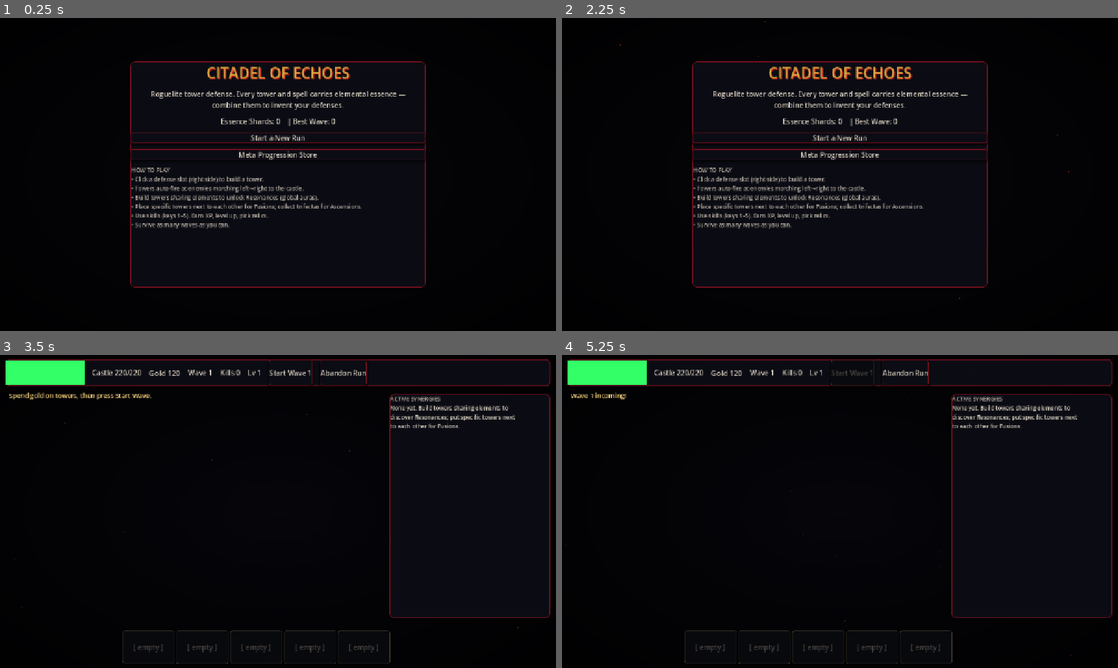
Above: before the commit, frames 1-4 (two rows, left to right).
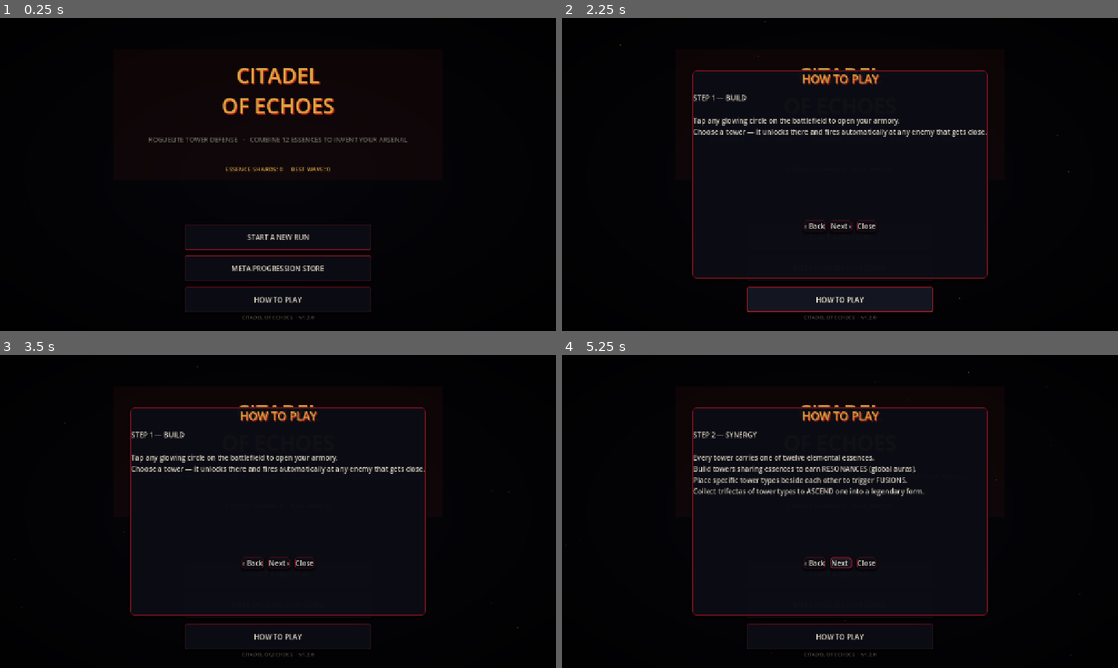
Above: after the commit, the same moments.

Repository: aropzero/Defender
Game: Godot game, scene res://scenes/main.tscn
Same seed, same stepped clock (60 frames per second), same inputs: the game is played once before the commit and once after it.
Inputs (mouse positions are in pixels of both pictures, inside the frame that each line leads up to):
- Up to frame 1 (0.25 s): no input
- Up to frame 2 (2.25 s): click "Meta Progression Store" (after the commit: "META PROGRESSION STORE") at 0.5 s; click "Back" at 1.25 s; click (840, 299) at 2 s, where only the run after the commit has a clickable "HOW TO PLAY"
- Up to frame 3 (3.5 s): click "Start a New Run" (after the commit: "START A NEW RUN") at 2.75 s
- Up to frame 4 (5.25 s): click (851, 373) at 3.5 s, where only the run before the commit has a clickable "Start Wave 1"; click (840, 574) at 4.25 s, where only the run after the commit has a clickable "START A NEW RUN"; click (840, 561) at 5 s, where only the run after the commit has a clickable "Next ›"

The runs differ from the first frame. In frame 1, 7.4% of the frame differs, in the area x 23-77%, y 13-97%; in frame 2, 8.7%; in frame 3, 7.4%; in frame 4, 8.1%.

Commit message:
UI overhaul: cinematic title screen, How-to-Play modal, in-game hints, improved battlefield art, portrait HUD

Diff:
--- a/project.godot
+++ b/project.godot
@@ -8,7 +8,7 @@
 
 config/name="Citadel of Echoes"
 config/description="A roguelite tower-defense where every tower and spell carries elemental essence; the interplay between them is the real weapon."
-config/version="1.1.0"
+config/version="1.2.0"
 run/main_scene="res://scenes/main.tscn"
 config/features=PackedStringArray("4.7", "C#", "Forward Plus")
 boot_splash/bg_color=Color(0.05, 0.06, 0.09, 1)
--- a/scripts/game/game.gd
+++ b/scripts/game/game.gd
@@ -48,6 +48,13 @@
 var _synergy_txt: Label
 var _msg_lbl: Label
 var _msg_timer = 0.0
+
+# onboarding / guide
+var _hint_lbl: Button
+var _hint_dismissed = false
+var _how_panel: Control
+var _how_body: Label
+var _how_slide = 0
 
 # --------------------------------------------------------------------------
 # AAA gothic theme — dark stone, blood-iron borders, sickly gold, embers.
@@ -169,18 +176,34 @@
 	return (pos - _origin) / _scale
 
 func _refresh_hud_layout() -> void:
+	var portrait = _vs.y > _vs.x * 1.1
 	if is_instance_valid(_topbar):
-		_topbar.position = Vector2(12, 10)
-		_topbar.size = Vector2(_vs.x - 24, 62)
+		_topbar.position = Vector2(10, 10)
+		_topbar.size = Vector2(_vs.x - 20, 64 if not portrait else 80)
+	var tb_h = 64.0
+	if is_instance_valid(_topbar):
+		tb_h = _topbar.size.y
 	if is_instance_valid(_msg_lbl):
-		_msg_lbl.position = Vector2(20, 82)
-		_msg_lbl.size = Vector2(_vs.x * 0.6, 20)
+		_msg_lbl.position = Vector2(20, tb_h + 20)
+		_msg_lbl.size = Vector2(_vs.x * 0.62, 22)
 	if is_instance_valid(_skillbar):
-		_skillbar.position = Vector2(_vs.x * 0.22, _vs.y - 86)
-		_skillbar.size = Vector2(_vs.x * 0.56, 76)
+		if portrait:
+			_skillbar.position = Vector2(12, _vs.y - 86)
+			_skillbar.size = Vector2(_vs.x - 24, 76)
+		else:
+			_skillbar.position = Vector2(_vs.x * 0.22, _vs.y - 86)
+			_skillbar.size = Vector2(_vs.x * 0.56, 76)
 	if is_instance_valid(_synergy_panel):
-		_synergy_panel.position = Vector2(_vs.x * 0.70, 90)
-		_synergy_panel.size = Vector2(_vs.x * 0.29, max(120.0, _vs.y - 205))
+		if portrait:
+			_synergy_panel.position = Vector2(_vs.x * 0.5 - 120, tb_h + 48)
+			_synergy_panel.size = Vector2(240, min(340.0, _vs.y * 0.38))
+		else:
+			_synergy_panel.position = Vector2(_vs.x * 0.70, 90)
+			_synergy_panel.size = Vector2(_vs.x * 0.29, max(120.0, _vs.y - 205))
+	if is_instance_valid(_hint_lbl):
+		var hw = min(660.0, _vs.x * 0.92)
+		_hint_lbl.size = Vector2(hw, 44)
+		_hint_lbl.position = Vector2((_vs.x - hw) * 0.5, _vs.y - 132)
 
 func _center_modal(p: Control, w: float, h: float) -> void:
 	p.position = Vector2((_vs.x - w) * 0.5, (_vs.y - h) * 0.5)
@@ -216,47 +239,94 @@
 func _show_main_menu() -> void:
 	_phase = "menu"
 	_clear_ui()
-	var panel = PanelContainer.new()
-	panel.name = "Menu"
-	panel.set_anchors_preset(Control.PRESET_CENTER)
-	panel.position = Vector2(-340, -260)
-	panel.size = Vector2(680, 520)
-	_skin(panel)
-	_ui.add_child(panel)
-	var vb = VBoxContainer.new()
-	vb.add_theme_constant_override("separation", 14)
-	panel.add_child(vb)
+	var vw = _vs.x
+	var vh = _vs.y
+	var portrait = vh > vw * 1.05
+	var px = vw * 0.5
+
+	var root = Control.new()
+	root.name = "MenuRoot"
+	root.set_anchors_preset(Control.PRESET_FULL_RECT)
+	_ui.add_child(root)
+
+	# Ambient glow behind the title (claim the screen, not a card).
+	var glow = ColorRect.new()
+	glow.color = Color(0.85, 0.18, 0.10, 0.05)
+	glow.size = Vector2(min(760.0, vw * 0.85), 300)
+	glow.position = Vector2(px - glow.size.x * 0.5, vh * (0.10 if not portrait else 0.06))
+	root.add_child(glow)
+
+	# Title — big, cinematic, two-line lockup.
 	var title = Label.new()
-	title.text = "CITADEL OF ECHOES"
+	title.text = "CITADEL\nOF ECHOES"
 	title.horizontal_alignment = HORIZONTAL_ALIGNMENT_CENTER
-	_title(title, 34)
-	vb.add_child(title)
-	var sub = Label.new()
-	sub.text = "Roguelite tower defense. Every tower and spell carries elemental essence —\ncombine them to invent your defenses."
-	sub.horizontal_alignment = HORIZONTAL_ALIGNMENT_CENTER
-	vb.add_child(sub)
-	var e = Label.new()
-	e.text = "Essence Shards: %d    | Best Wave: %d" % [Meta.shards, Meta.best_wave]
-	e.horizontal_alignment = HORIZONTAL_ALIGNMENT_CENTER
-	vb.add_child(e)
-
-	var newb = Button.new()
-	newb.text = "Start a New Run"
-	newb.pressed.connect(_start_run)
-	vb.add_child(newb)
-
-	var metab = Button.new()
-	metab.text = "Meta Progression Store"
-	metab.pressed.connect(_show_meta)
-	vb.add_child(metab)
-
-	var how = Label.new()
-	how.text = "HOW TO PLAY\n• Click a defense slot (right side) to build a tower.\n• Towers auto-fire at enemies marching left→right to the castle.\n• Build towers sharing elements to unlock Resonances (global auras).\n• Place specific towers next to each other for Fusions; collect trifectas for Ascensions.\n• Use skills (keys 1–5). Earn XP, level up, pick relics.\n• Survive as many waves as you can."
-	how.autowrap_mode = TextServer.AUTOWRAP_WORD_SMART
-	how.add_theme_font_size_override("font_size", 13)
-	how.modulate = Color(1, 1, 1, 0.85)
-	vb.add_child(how)
-	_skin(panel)
+	title.vertical_alignment = VERTICAL_ALIGNMENT_CENTER
+	title.size = Vector2(min(860.0, vw * 0.94), 190)
+	title.position = Vector2(px - title.size.x * 0.5, vh * (0.10 if not portrait else 0.06))
+	_title(title, 48)
+	title.add_theme_color_override("font_shadow_color", Color(0.78, 0.12, 0.08, 0.9))
+	root.add_child(title)
+
+	# Subtitle tagline.
+	var band = Label.new()
+	band.text = "ROGUELITE TOWER DEFENSE   ·   COMBINE 12 ESSENCES TO INVENT YOUR ARSENAL"
+	band.horizontal_alignment = HORIZONTAL_ALIGNMENT_CENTER
+	band.autowrap_mode = TextServer.AUTOWRAP_WORD_SMART
+	band.size = Vector2(min(720.0, vw * 0.92), 64)
+	band.position = Vector2(px - band.size.x * 0.5, title.position.y + title.size.y + 6)
+	band.add_theme_font_size_override("font_size", 15)
+	band.add_theme_color_override("font_color", CLR_TXT_DIM)
+	band.add_theme_color_override("font_shadow_color", Color(0, 0, 0, 0.8))
+	root.add_child(band)
+
+	# Meta chip.
+	var chip = Label.new()
+	chip.text = "ESSENCE SHARDS: %d     BEST WAVE: %d" % [Meta.shards, Meta.best_wave]
+	chip.horizontal_alignment = HORIZONTAL_ALIGNMENT_CENTER
+	chip.size = Vector2(min(560.0, vw * 0.94), 26)
+	chip.position = Vector2(px - chip.size.x * 0.5, band.position.y + band.size.y + 6)
+	chip.add_theme_font_size_override("font_size", 14)
+	chip.add_theme_color_override("font_color", CLR_GOLD)
+	root.add_child(chip)
+
+	# Primary actions.
+	var bw = min(430.0, vw * 0.82)
+	var bh = 58
+	var sep = 14
+	var by = vh * (0.66 if not portrait else 0.62)
+
+	var btn_start = Button.new()
+	btn_start.text = "START A NEW RUN"
+	btn_start.size = Vector2(bw, bh)
+	btn_start.position = Vector2(px - bw * 0.5, by)
+	btn_start.pressed.connect(_start_run)
+	root.add_child(btn_start)
+
+	var btn_meta = Button.new()
+	btn_meta.text = "META PROGRESSION STORE"
+	btn_meta.size = Vector2(bw, bh)
+	btn_meta.position = Vector2(px - bw * 0.5, by + bh + sep)
+	btn_meta.pressed.connect(_show_meta)
+	root.add_child(btn_meta)
+
+	var btn_how = Button.new()
+	btn_how.text = "HOW TO PLAY"
+	btn_how.size = Vector2(bw, bh)
+	btn_how.position = Vector2(px - bw * 0.5, by + (bh + sep) * 2)
+	btn_how.pressed.connect(func(): _show_howto())
+	root.add_child(btn_how)
+
+	# Footer.
+	var foot = Label.new()
+	foot.text = "CITADEL OF ECHOES  ·  v%s" % ProjectSettings.get_setting("application/config/version", "1.1.0")
+	foot.horizontal_alignment = HORIZONTAL_ALIGNMENT_CENTER
+	foot.size = Vector2(vw, 22)
+	foot.position = Vector2(0, vh - 40)
+	foot.add_theme_font_size_override("font_size", 12)
+	foot.add_theme_color_override("font_color", Color(0.5, 0.42, 0.34, 0.7))
+	root.add_child(foot)
+
+	_skin(root)
 
 func _show_meta() -> void:
 	_clear_ui()
@@ -295,10 +365,81 @@
 	else:
 		_message("Not enough shards.")
 
+# ------------------------------------------------------------- how-to-play
+var _HOW_SLIDES = [
+	"STEP 1 — BUILD\n\nTap any glowing circle on the battlefield to open your armory.\nChoose a tower — it unlocks there and fires automatically at any enemy that gets close.",
+	"STEP 2 — SYNERGY\n\nEvery tower carries one of twelve elemental essences.\nBuild towers sharing essences to earn RESONANCES (global auras).\nPlace specific tower types beside each other to trigger FUSIONS.\nCollect trifectas of tower types to ASCEND one into a legendary form.",
+	"STEP 3 — WAVES & SKILLS\n\nPress START WAVE to send the horde. Use your skills from the bar at the bottom of the screen.\nEarn XP to level up, spend attribute points, choose Keystone perks,\nand equip relics on your towers. Survive as many waves as you can.",
+]
+
+func _show_howto() -> void:
+	if _phase in ["combat", "reward", "levelup"]:
+		return
+	_close_popup()
+	_how_slide = 0
+	if is_instance_valid(_how_panel):
+		_how_panel.queue_free()
+	var panel = PanelContainer.new()
+	panel.name = "HowTo"
+	panel.position = Vector2(_vs.x * 0.5 - 340, _vs.y * 0.5 - 240)
+	panel.size = Vector2(680, 480)
+	_skin(panel)
+	_ui.add_child(panel)
+	_how_panel = panel
+	var vb = VBoxContainer.new()
+	vb.add_theme_constant_override("separation", 14)
+	panel.add_child(vb)
+	var t = Label.new()
+	t.text = "HOW TO PLAY"
+	t.horizontal_alignment = HORIZONTAL_ALIGNMENT_CENTER
+	_title(t, 26)
+	vb.add_child(t)
+	var body = Label.new()
+	body.name = "HowBody"
+	body.autowrap_mode = TextServer.AUTOWRAP_WORD_SMART
+	body.custom_minimum_size = Vector2(620, 280)
+	vb.add_child(body)
+	_how_body = body
+	_refresh_how_body()
+	var nav = HBoxContainer.new()
+	nav.alignment = BoxContainer.ALIGNMENT_CENTER
+	nav.add_theme_constant_override("separation", 12)
+	vb.add_child(nav)
+	var back = Button.new()
+	back.text = "‹ Back"
+	back.pressed.connect(func():
+		_how_slide = max(0, _how_slide - 1)
+		_refresh_how_body())
+	nav.add_child(back)
+	var next = Button.new()
+	next.text = "Next ›"
+	next.pressed.connect(func():
+		if _how_slide >= _HOW_SLIDES.size() - 1:
+			_close_howto()
+			return
+		_how_slide += 1
+		_refresh_how_body())
+	nav.add_child(next)
+	var done = Button.new()
+	done.text = "Close"
+	done.pressed.connect(_close_howto)
+	nav.add_child(done)
+	_skin(panel)
+
+func _refresh_how_body() -> void:
+	if is_instance_valid(_how_body):
+		_how_body.text = _HOW_SLIDES[_how_slide]
+
+func _close_howto() -> void:
+	if is_instance_valid(_how_panel):
+		_how_panel.queue_free()
+	_how_panel = null
+
 # ------------------------------------------------------------------ run start
 
 func _start_run() -> void:
 	Run.reset()
+	_hint_dismissed = false
 	# apply meta boons
 	if Meta.has_unlock("u_gold"):
 		Run.gold += 100.0
@@ -338,28 +479,43 @@
 	_world.queue_redraw()
 
 func _world_draw() -> void:
-	# field
-	_world.draw_rect(Rect2(20, 40, 1240, 560), Color(0.08, 0.10, 0.14), true)
-	# lanes
+	var w = _world
+	# field base
+	w.draw_rect(Rect2(20, 40, 1240, 560), Color(0.055, 0.07, 0.10), true)
+	# alternate lane ribbons for depth
+	for i in LANES:
+		if i % 2 == 0:
+			continue
+		var y0 = (lane_ys[i - 1] + lane_ys[i]) * 0.5 if i > 0 else 40.0
+		var y1 = (lane_ys[i] + lane_ys[i + 1]) * 0.5 if i < LANES - 1 else 600.0
+		w.draw_rect(Rect2(20, y0, 1240, y1 - y0), Color(0.04, 0.05, 0.075), true)
+	# lane guide lines
 	for i in LANES:
 		var y = lane_ys[i]
-		_world.draw_line(Vector2(20, y), Vector2(CASTLE_X, y), Color(0.14, 0.17, 0.22), 2)
-	# slots
+		w.draw_line(Vector2(20, y), Vector2(CASTLE_X + 50, y), Color(0.12, 0.14, 0.19), 2)
+	# build sockets (empties)
 	for key in slot_pos:
 		var p: Vector2 = slot_pos[key]
-		var gx = int(key.split(",")[0])
-		var occ = Run.tower_at(gx, int(key.split(",")[1]))
-		if occ.is_empty():
-			_world.draw_circle(p, 16, Color(0.16, 0.19, 0.26))
-			_world.draw_arc(p, 16, 0, TAU, 24, Color(0.3, 0.34, 0.4), 2.0)
-	# castle
-	_world.draw_rect(Rect2(CASTLE_X - 10, 40, 60, 560), Color(0.34, 0.38, 0.5))
-	_world.draw_rect(Rect2(CASTLE_X - 10, 40, 12, 560), Color(0.45, 0.5, 0.63))
-	_world.draw_rect(Rect2(CASTLE_X + 40, 48, 8, 60), Color(0.9, 0.7, 0.2))  # beacon
-	# blood-glow aura bleeding from the castle gate
-	for i in range(10):
-		var a = 0.016 * (i + 1)
-		_world.draw_arc(Vector2(CASTLE_X + 34, 320), 26 + i * 12, PI * 0.5, PI * 1.5, 24, Color(0.9, 0.25, 0.18, a), 6.0)
+		if Run.tower_at(int(key.split(",")[0]), int(key.split(",")[1])).is_empty():
+			w.draw_circle(p, 18, Color(0.10, 0.12, 0.17))
+			w.draw_arc(p, 18, 0, TAU, 26, Color(0.32, 0.36, 0.45), 2.5)
+			w.draw_line(p + Vector2(-8, 0), p + Vector2(8, 0), Color(0.4, 0.45, 0.55), 2)
+			w.draw_line(p + Vector2(0, -8), p + Vector2(0, 8), Color(0.4, 0.45, 0.55), 2)
+	# castle keep
+	var cx = CASTLE_X - 10
+	w.draw_rect(Rect2(cx, 40, 72, 560), Color(0.22, 0.24, 0.32), true)
+	for i in range(6):
+		var bxp = cx + 2 + i * 12
+		w.draw_rect(Rect2(bxp, 40, 8, 16), Color(0.28, 0.30, 0.40), true)
+	# gate
+	w.draw_rect(Rect2(cx + 18, 330, 36, 270), Color(0.03, 0.03, 0.05), true)
+	w.draw_arc(Vector2(cx + 36, 330), 18, PI, TAU, 24, Color(0.03, 0.03, 0.05), 20)
+	# gate blood-glow
+	for i in range(12):
+		var a = 0.013 * (i + 1)
+		w.draw_arc(Vector2(cx + 60, 360), 26 + i * 13, PI * 0.5, PI * 1.5, 28, Color(0.9, 0.25, 0.18, a), 8.0)
+	# beacon
+	w.draw_circle(Vector2(cx + 82, 120), 6, Color(0.95, 0.75, 0.25))
 	# ragged ruin silhouettes along the rear horizon
 	var shapes = [26, 40, 18, 34, 24]
 	for i in shapes.size():
@@ -367,16 +523,16 @@
 		var rh = shapes[i]
 		var pts = PackedVector2Array([
 			Vector2(rx, 40), Vector2(rx + 14, 40), Vector2(rx + 8, 40 - rh)])
-		_world.draw_colored_polygon(pts, Color(0.05, 0.055, 0.09))
+		w.draw_colored_polygon(pts, Color(0.045, 0.05, 0.085))
 	# fx
 	for f in fx:
 		match f.kind:
 			"shot":
-				_world.draw_line(f.from, f.to, f.color, f.w)
+				w.draw_line(f.from, f.to, f.color, f.w)
 			"ring":
-				_world.draw_arc(f.pos, f.r, 0, TAU, 32, f.color, 3.0)
+				w.draw_arc(f.pos, f.r, 0, TAU, 32, f.color, 3.0)
 			"impact":
-				_world.draw_circle(f.pos, f.r, Color(1, 1, 1, f.a))
+				w.draw_circle(f.pos, f.r, Color(1, 1, 1, f.a))
 
 func _world_process(dt: float) -> void:
 	# decay fx
@@ -447,6 +603,22 @@
 	_msg_lbl.add_theme_font_size_override("font_size", 15)
 	_msg_lbl.modulate = Color(1, 0.85, 0.5)
 	_ui.add_child(_msg_lbl)
+	# guide hint (tap to dismiss)
+	_hint_lbl = Button.new()
+	_hint_lbl.name = "Hint"
+	_hint_lbl.add_theme_font_size_override("font_size", 16)
+	_hint_lbl.add_theme_color_override("font_color", Color("#f0cd8a"))
+	_hint_lbl.add_theme_color_override("font_hover_color", Color("#ffe6ad"))
+	_hint_lbl.add_theme_color_override("font_shadow_color", Color(0, 0, 0, 0.9))
+	_hint_lbl.add_theme_constant_override("shadow_offset_x", 1)
+	_hint_lbl.add_theme_constant_override("shadow_offset_y", 1)
+	var flat := _sb(Color(0, 0, 0, 0.0), Color(1, 1, 1, 0.0), 0)
+	_hint_lbl.add_theme_stylebox_override("normal", flat)
+	_hint_lbl.add_theme_stylebox_override("hover", flat)
+	_hint_lbl.add_theme_stylebox_override("pressed", flat)
+	_hint_lbl.add_theme_stylebox_override("focus", flat)
+	_hint_lbl.pressed.connect(func(): _hint_dismissed = true; _update_hint())
+	_ui.add_child(_hint_lbl)
 	_skin(_topbar)
 	_skin(_synergy_panel)
 	_skin(_skillbar)
@@ -476,6 +648,7 @@
 func _update_ui() -> void:
 	if _phase in ["menu", "meta", "gameover"]:
 		return
+	_update_hint()
 	if is_instance_valid(_hp_bar):
 		var frac = clamp(Run.castle.hp / max(Run.castle.max_hp, 0.1), 0.0, 1.0)
 		_hp_bar.color = Color(1, 0.25, 0.25).lerp(Color(0.2, 1, 0.4), frac)
@@ -486,6 +659,22 @@
 		_lvl_txt.text = "Lv %d" % Run.player.level
 	if is_instance_valid(_synergy_txt):
 		_synergy_txt.text = _synergy_summary()
+
+func _update_hint() -> void:
+	if not is_instance_valid(_hint_lbl):
+		return
+	if _hint_dismissed:
+		_hint_lbl.text = ""
+		return
+	var txt = ""
+	if _phase == "build":
+		if Run.towers.size() == 0:
+			txt = "①  TAP A CIRCLE on the field to build your first tower   ✕"
+		else:
+			txt = "②  PRESS “START WAVE” when your defenses are ready   ✕"
+	elif _phase == "combat" and Run.skills_equipped.size() > 0:
+		txt = "③  TAP A SKILL (bottom bar) to cast it in the fight   ✕"
+	_hint_lbl.text = txt
 
 func _synergy_summary() -> String:
 	var lines = ["ACTIVE SYNERGIES"]
@@ -1554,6 +1743,9 @@
 	_card_panel = null
 	_attr_panel = null
 	_msg_lbl = null
+	_hint_lbl = null
+	_how_panel = null
+	_how_body = null
 	_hp_bar = null
 	_hp_txt = null
 	_gold_txt = null
--- a/scripts/main.gd
+++ b/scripts/main.gd
@@ -11,6 +11,21 @@
 	add_child(game)
 	if OS.get_environment("CITADEL_SELFTEST") == "1":
 		_run_selftest()
+	if OS.get_environment("CITADEL_MENUTEST") == "1":
+		_run_menutest()
+
+func _run_menutest() -> void:
+	await get_tree().process_frame
+	await get_tree().process_frame
+	game._show_howto()
+	await get_tree().create_timer(0.2).timeout
+	game._close_howto()
+	game._show_meta()
+	await get_tree().create_timer(0.2).timeout
+	game._show_main_menu()
+	await get_tree().create_timer(0.2).timeout
+	print("[MENUTEST OK]")
+	get_tree().quit()
 
 func _resolve_phase() -> void:
 	# drive any open modal UI deterministically
Not shown, changed: export_presets.cfg
